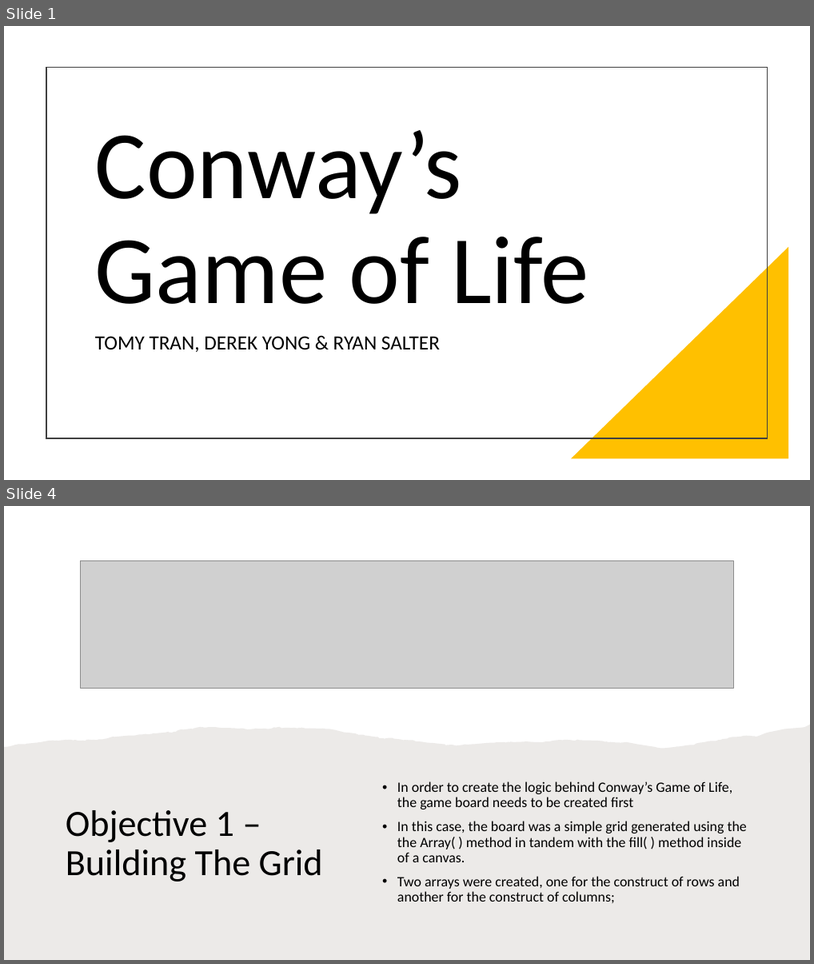
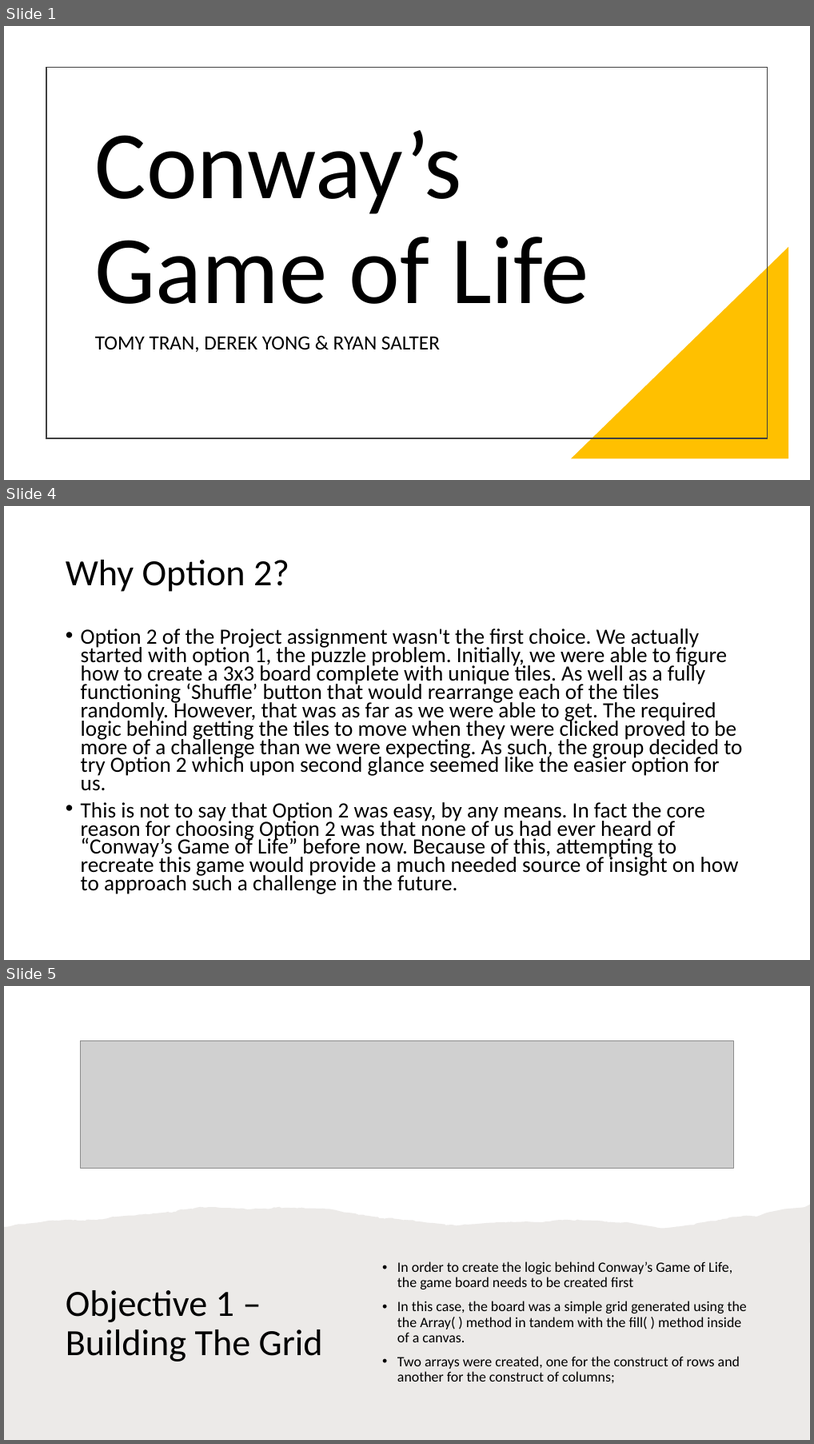
Before and after one commit to WebProgrammingTeam3/Project3, a slide deck: Project3.pptx. Shown one above the other, each under a label of ours: slides 1 and 4 before the commit, slides 1, 4 and 5 after it; the slides between them are not shown. The pictures are 814x964 and 814x1444 pixels, drawn with LibreOffice and Linux fonts; fonts in the diff are those of the drawing; grey boxes stand for pictures. Boxes give left, top, right and bottom in pixels: in the first picture for what was removed or moved away, otherwise in the second. Text is boxed around its words. In the diff, an @@ line names an element or a change of style, - is before the commit and + after.

```diff
--- a/Project3.pptx
+++ b/Project3.pptx
@@ slide 4 added at (4, 506, 810, 960), background #FFFFFF @@
@@ title added at (66, 560, 290, 592), 44 pt, text #000000 @@
+Why Option 2?
@@ text added at (81, 628, 742, 894), 25.9 pt, text #000000 @@
+• Option 2 of the Project assignment wasn't the first choice. We actually started with option 1, the puzzle problem. Initially, we were able to figure how to create a 3x3 board complete with unique tiles. As well as a fully functioning ‘Shuffle’ button that would rearrange each of the tiles randomly. However, that was as far as we were able to get. The required logic behind getting the tiles to move when they were clicked proved to be more of a challenge than we were expecting. As such, the group decided to try Option 2 which upon second glance seemed like the easier option for us.
+• This is not to say that Option 2 was easy, by any means. In fact the core reason for choosing Option 2 was that none of us had ever heard of “Conway’s Game of Life” before now. Because of this, attempting to recreate this game would provide a much needed source of insight on how to approach such a challenge in the future.
@@ what was slide 4 is now slide 5 @@
```
Also in this commit, not shown: 4 slides changed, 4 other slides added, 2 slides removed.
